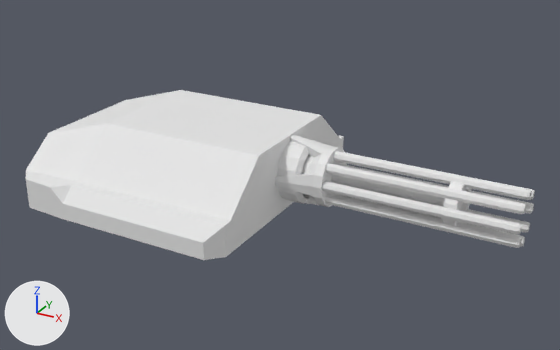
The FBX model Assets/Models/Player/EMPLACEMENT_WEAPON_Gatling.fbx as it was, and as the next commit left it.
Rendered twice from a camera (50 mm lens) standing at (3.41, -4.55, 2.37) and looking at (0.91, -0.02, 0.11). Lighting does not change. The marker at lower left points along +X, +Y and +Z.
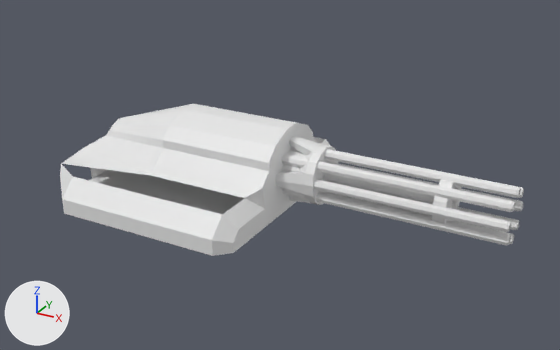
Pixel boxes (x1, y1, x2, y2) of what changed, in the pictures (560 x 350 px; the box of a moved part takes in the faces that stretch with it):
'Cube', reshaped (15% narrower, 11% shorter)
    before: (25, 90, 344, 260)
    after: (60, 104, 330, 256)
'Cylinder', reshaped
    before: (275, 135, 535, 248)
    after: (275, 136, 524, 245)
part 1 of me_cylinder, moved or reshaped
    before: (275, 135, 471, 227)
    after: (275, 136, 461, 224)
part 2 of me_cylinder, rebuilt
    before: (343, 152, 535, 200)
    after: (333, 150, 524, 198)
part 3 of me_cylinder, rebuilt
    before: (333, 151, 532, 200)
    after: (290, 145, 521, 198)
part 4 of me_cylinder, rebuilt (16% wider, 13% taller)
    before: (326, 163, 526, 214)
    after: (282, 154, 515, 212)
part 5 of me_cylinder, rebuilt (15% wider, 11% taller)
    before: (322, 181, 522, 235)
    after: (280, 172, 511, 232)
part 6 of me_cylinder, rebuilt
    before: (325, 194, 522, 248)
    after: (282, 188, 511, 245)
part 7 of me_cylinder, rebuilt
    before: (344, 165, 534, 214)
    after: (335, 163, 523, 211)
part 8 of me_cylinder, rebuilt
    before: (334, 194, 525, 247)
    after: (325, 192, 514, 244)
part 9 of me_cylinder, rebuilt
    before: (466, 209, 530, 233)
    after: (456, 207, 520, 230)
part 10 of me_cube, rebuilt (15% narrower, 11% shorter)
    before: (25, 90, 344, 260)
    after: (60, 104, 330, 256)
part 11 of me_cube, deleted
    before: (277, 140, 315, 204)

What the commit changed:
me_cylinder is used by ob_cylinder; location (0.999, 0.0, 0.167).
me_cylinder had 440 vertices, 378 faces and spanned x -0.03..1.67, y -0.26..0.26, z -0.26..0.26.
me_cylinder now has 440 vertices, 378 faces and spans x -0.14..1.6, y -0.26..0.26, z -0.26..0.26.
me_cylinder part 1: the loose piece of 184 vertices spanning x -0.03..1.26, y -0.26..0.26, z -0.26..0.26 is moved by (-0.07, 0.0, 0.0).
me_cylinder part 2: the loose piece of 32 vertices spanning x 0.33..1.67, y 0.08..0.15, z 0.08..0.15 is rebuilt with 32 vertices and now spans x -0.14..1.6, y 0.08..0.15, z 0.08..0.15.
me_cylinder part 3: the loose piece of 32 vertices spanning x 0.33..1.67, y -0.04..0.04, z 0.13..0.2 is rebuilt with 32 vertices and now spans x -0.14..1.6, y -0.04..0.04, z 0.13..0.2.
me_cylinder part 4: the loose piece of 32 vertices spanning x 0.33..1.67, y -0.15..-0.08, z 0.08..0.15 is rebuilt with 32 vertices and now spans x -0.14..1.6, y -0.15..-0.08, z 0.08..0.15.
me_cylinder part 5: the loose piece of 32 vertices spanning x 0.33..1.67, y -0.2..-0.13, z -0.04..0.04 is rebuilt with 32 vertices and now spans x -0.14..1.6, y -0.2..-0.13, z -0.04..0.04.
me_cylinder part 6: the loose piece of 32 vertices spanning x 0.33..1.67, y -0.15..-0.08, z -0.15..-0.08 is rebuilt with 32 vertices and now spans x -0.14..1.6, y -0.15..-0.08, z -0.15..-0.08.
me_cylinder part 7: the loose piece of 32 vertices spanning x 0.33..1.67, y 0.13..0.2, z -0.04..0.04 is rebuilt with 32 vertices and now spans x -0.14..1.6, y 0.13..0.2, z -0.04..0.04.
me_cylinder part 8: the loose piece of 32 vertices spanning x 0.33..1.67, y -0.04..0.04, z -0.2..-0.13 is rebuilt with 32 vertices and now spans x -0.14..1.6, y -0.04..0.04, z -0.2..-0.13.
me_cylinder part 9: the loose piece of 32 vertices spanning x 0.33..1.67, y 0.08..0.15, z -0.15..-0.08 is rebuilt with 32 vertices and now spans x -0.14..1.6, y 0.08..0.15, z -0.15..-0.08.
me_cube is used by ob_cube; location (0.0, 0.0, 0.0).
me_cube had 108 vertices, 89 faces and spanned x -0.91..1.17, y -1.0..1.0, z -0.11..0.43.
me_cube no longer uses material mat_material (white #e7e7e7).
me_cube now has 70 vertices, 49 faces and spans x -0.62..1.0, y -0.91..0.91, z -0.13..0.49.
me_cube part 10: the loose piece of 44 vertices spanning x -0.91..1.0, y -1.0..1.0, z -0.11..0.43 is rebuilt with 70 vertices and now spans x -0.62..1.0, y -0.91..0.91, z -0.13..0.49.
me_cube part 11: the loose piece of 64 vertices spanning x 0.89..1.17, y -0.23..0.23, z -0.06..0.4 is deleted.
